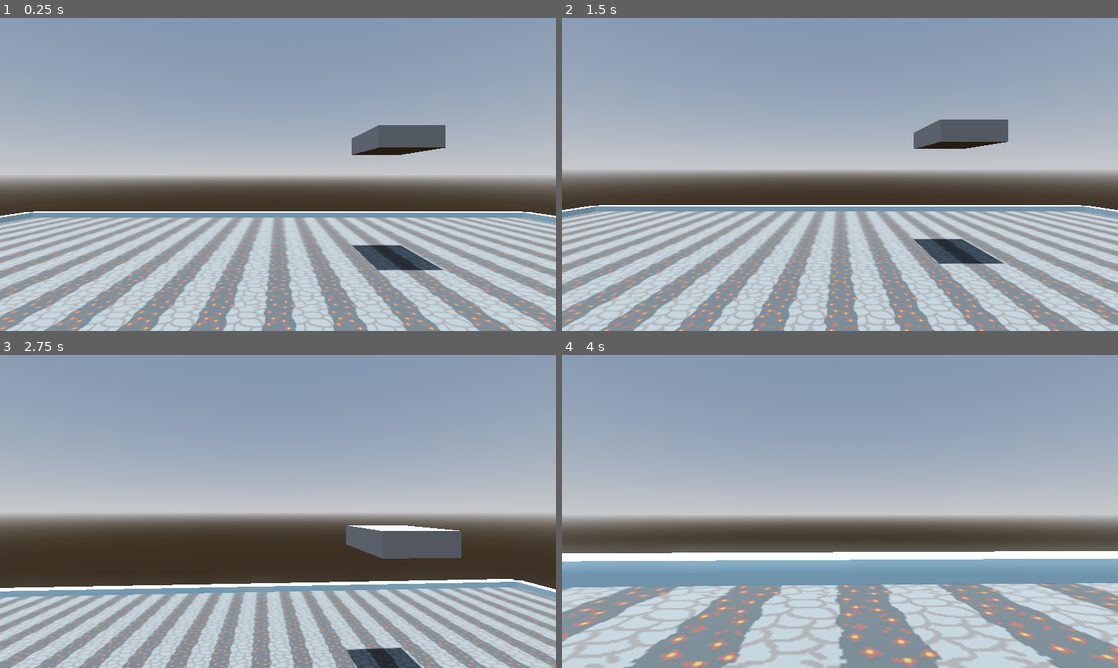
Above: before the commit, frames 1-4 (two rows, left to right).
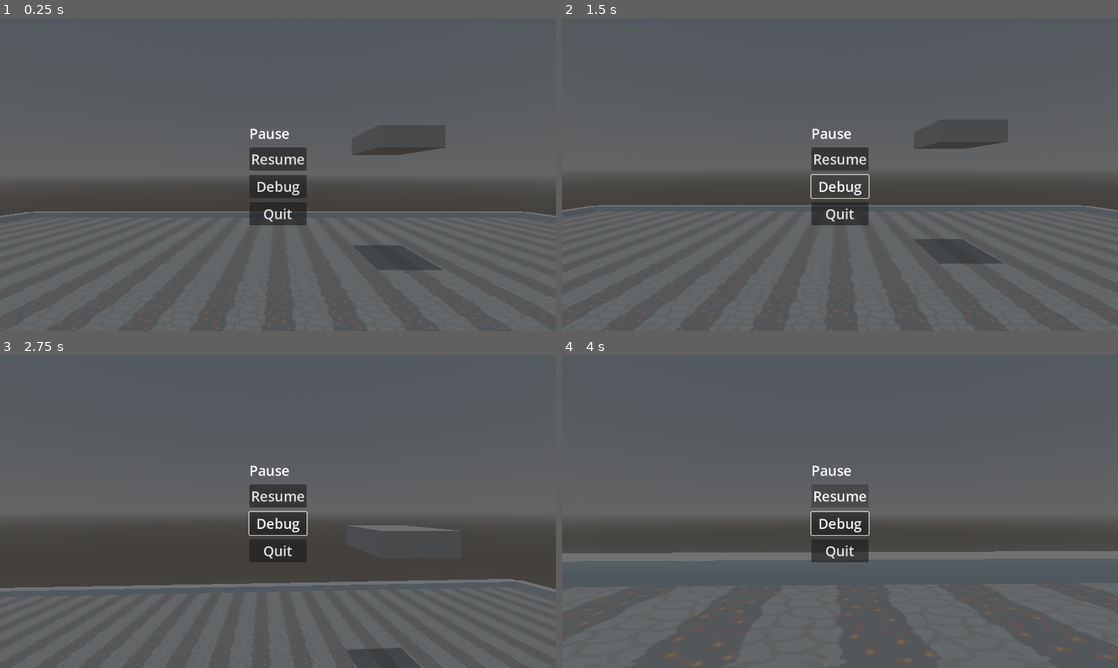
Above: after the commit, the same moments.

Repository: Tuturtut/InsererNomDuJeu
Game: Godot game, scene res://scenes/game.tscn
Same seed, same stepped clock (60 frames per second), same inputs: the game is played once before the commit and once after it.
Inputs (mouse positions are in pixels of both pictures, inside the frame that each line leads up to):
- Up to frame 1 (0.25 s): no input
- Up to frame 2 (1.5 s): click (840, 158) at 0.5 s, where only the run after the commit has a clickable "Resume"; click (840, 187) at 1.25 s, where only the run after the commit has a clickable "Debug"
- Up to frame 3 (2.75 s): tap Enter (ui_accept) at 2, 2.27 s; move the mouse to (305, 511) at 2.02 s; hold Z (move_forward) from 2.03 s (still down); hold Ctrl (crouch) from 2.03 s (still down)
- Up to frame 4 (4 s): keep holding Z (move_forward); move the mouse to (812, 511) at 2.77 s; release Ctrl (crouch) at 2.78 s; tap Shift (dash) at 2.85 s; tap Enter (ui_accept) at 3.02 s; move the mouse to (851, 505) at 3.52 s; hold Ctrl (crouch) from 3.53 s (still down)

The runs differ from the first frame. In frame 1, 91% of the frame differs, in the area x 0-100%, y 0-100%; in frame 2, 91%; in frame 3, 87%; in frame 4, 93%.

Commit message:
Ajout d'un menu pause fonctionel

Diff:
--- a/Game/scenes/game.tscn
+++ b/Game/scenes/game.tscn
@@ -1,7 +1,8 @@
-[gd_scene load_steps=14 format=3 uid="uid://cg7jevsvrc627"]
+[gd_scene load_steps=15 format=3 uid="uid://cg7jevsvrc627"]
 
 [ext_resource type="PackedScene" uid="uid://q6p1ma8viwrp" path="res://scenes/player.tscn" id="1_3hb8r"]
 [ext_resource type="Texture2D" uid="uid://djkr4hj1lw24t" path="res://textures/path_straigth.png" id="1_3x6iu"]
+[ext_resource type="PackedScene" uid="uid://do02l08uk67mn" path="res://scenes/pause_menu.tscn" id="4_d5hm8"]
 
 [sub_resource type="StandardMaterial3D" id="StandardMaterial3D_h8jlt"]
 albedo_color = Color(0.737255, 0.913725, 1, 1)
@@ -144,3 +145,7 @@
 [node name="DirectionalLight3D" type="DirectionalLight3D" parent="Environement"]
 transform = Transform3D(-1, 8.74227e-08, -4.37114e-08, -4.37114e-08, 1.91068e-15, 1, 8.74228e-08, 1, 1.91068e-15, 0, 36.5215, 0)
 shadow_enabled = true
+
+[node name="CanvasLayer" type="CanvasLayer" parent="."]
+
+[node name="PauseMenu" parent="CanvasLayer" instance=ExtResource("4_d5hm8")]
--- a/Game/scenes/pause_menu.tscn
+++ b/Game/scenes/pause_menu.tscn
@@ -1,40 +1,63 @@
-[gd_scene format=3 uid="uid://dd8mdgmjjxdin"]
+[gd_scene load_steps=3 format=3 uid="uid://do02l08uk67mn"]
+
+[ext_resource type="Script" path="res://scenes/pause_menu.gd" id="1_nvfm8"]
+
+[sub_resource type="Theme" id="Theme_kbfas"]
+default_font_size = 32
 
 [node name="PauseMenu" type="Control"]
+process_mode = 3
 layout_mode = 3
 anchors_preset = 15
 anchor_right = 1.0
 anchor_bottom = 1.0
 grow_horizontal = 2
 grow_vertical = 2
+theme = SubResource("Theme_kbfas")
+script = ExtResource("1_nvfm8")
 
-[node name="MarginContainer" type="MarginContainer" parent="."]
+[node name="ColorRect" type="ColorRect" parent="."]
+layout_mode = 1
+anchors_preset = 15
+anchor_right = 1.0
+anchor_bottom = 1.0
+grow_horizontal = 2
+grow_vertical = 2
+color = Color(0.270588, 0.270588, 0.270588, 0.760784)
+
+[node name="GridContainer" type="GridContainer" parent="."]
 layout_mode = 1
 anchors_preset = 8
 anchor_left = 0.5
 anchor_top = 0.5
 anchor_right = 0.5
 anchor_bottom = 0.5
-offset_left = -35.0
-offset_top = -50.5
-offset_right = 35.0
-offset_bottom = 50.5
+offset_left = -20.0
+offset_top = -20.0
+offset_right = 20.0
+offset_bottom = 20.0
 grow_horizontal = 2
 grow_vertical = 2
+theme_override_constants/v_separation = 10
 
-[node name="VBoxContainer" type="VBoxContainer" parent="MarginContainer"]
+[node name="Label" type="Label" parent="GridContainer"]
 layout_mode = 2
-size_flags_horizontal = 4
-size_flags_vertical = 4
+text = "Pause"
 
-[node name="Resume" type="Button" parent="MarginContainer/VBoxContainer"]
+[node name="ResumeButton" type="Button" parent="GridContainer"]
 layout_mode = 2
-text = "Resume"
+text = "Resume
+"
 
-[node name="Debug" type="Button" parent="MarginContainer/VBoxContainer"]
+[node name="Debug" type="Button" parent="GridContainer"]
 layout_mode = 2
-text = "Debug"
+text = "Debug
+"
 
-[node name="Quit" type="Button" parent="MarginContainer/VBoxContainer"]
+[node name="Quit" type="Button" parent="GridContainer"]
 layout_mode = 2
 text = "Quit"
+
+[connection signal="pressed" from="GridContainer/ResumeButton" to="." method="_on_resume_button_pressed"]
+[connection signal="pressed" from="GridContainer/Debug" to="." method="_on_debug_pressed"]
+[connection signal="pressed" from="GridContainer/Quit" to="." method="_on_quit_pressed"]
